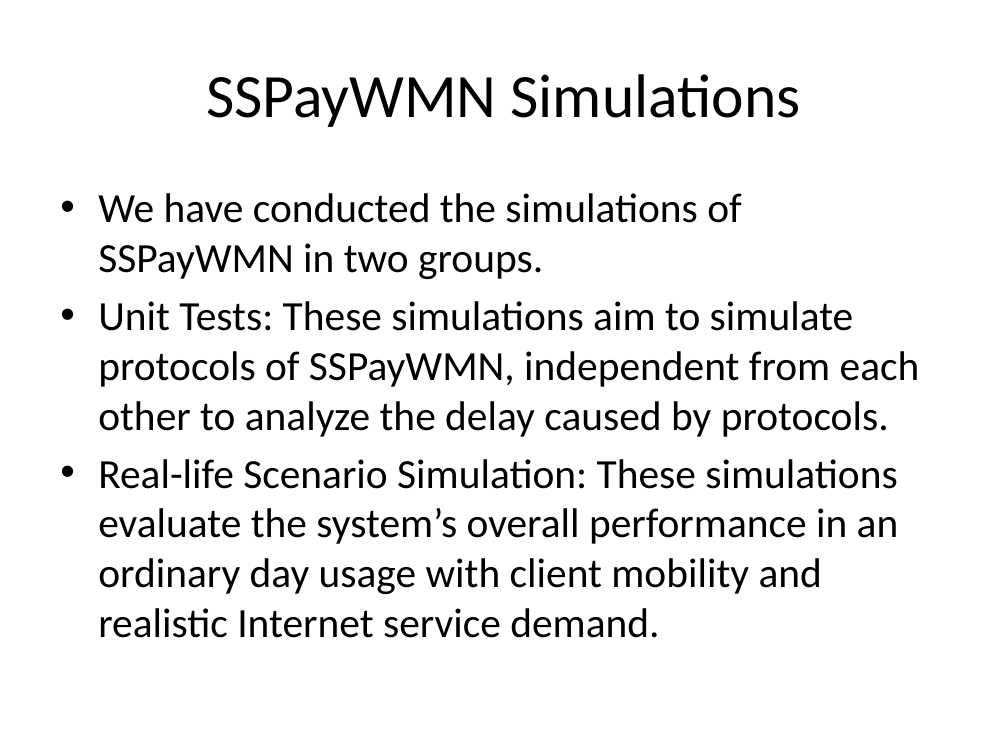
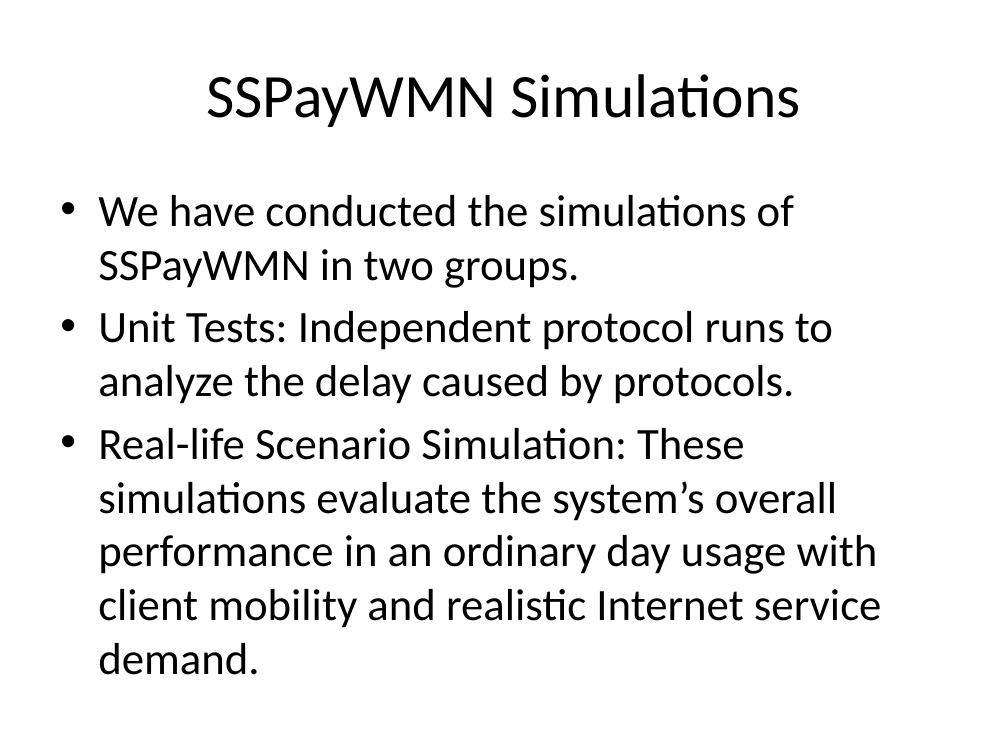
Before and after one commit to canleloglu/worddoc, a slide deck: slide 16 of sunum16Jan.pptx (slide 30 before the commit). Drawn at 1008x756 pixels with LibreOffice and Linux fonts; fonts in the diff are those of the drawing. Boxes give left, top, right and bottom in pixels: in the first picture for what was removed or moved away, otherwise in the second. Text is boxed around its words. In the diff, an @@ line names an element or a change of style, - is before the commit and + after.

```diff
--- a/sunum16Jan.pptx
+++ b/sunum16Jan.pptx
@@ text at <box>98,195,882,675</box>: size 29.6 to 32 pt in "We have conducted the simulations of SSPayWMN ...", "Real-life Scenario Simulation: These simulations evaluate th ..." @@
@@ text at <box>98,311,833,404</box>: text changed; size 29.6 to 32 pt @@
-• Unit Tests: These simulations aim to simulate protocols of SSPayWMN, independent from each other to analyze the delay caused by protocols.
+• Unit Tests: Independent protocol runs to analyze the delay caused by protocols.
```
Also in this commit, not shown: 19 other slides changed, 1 slide added, 18 slides removed, 7 other files.
